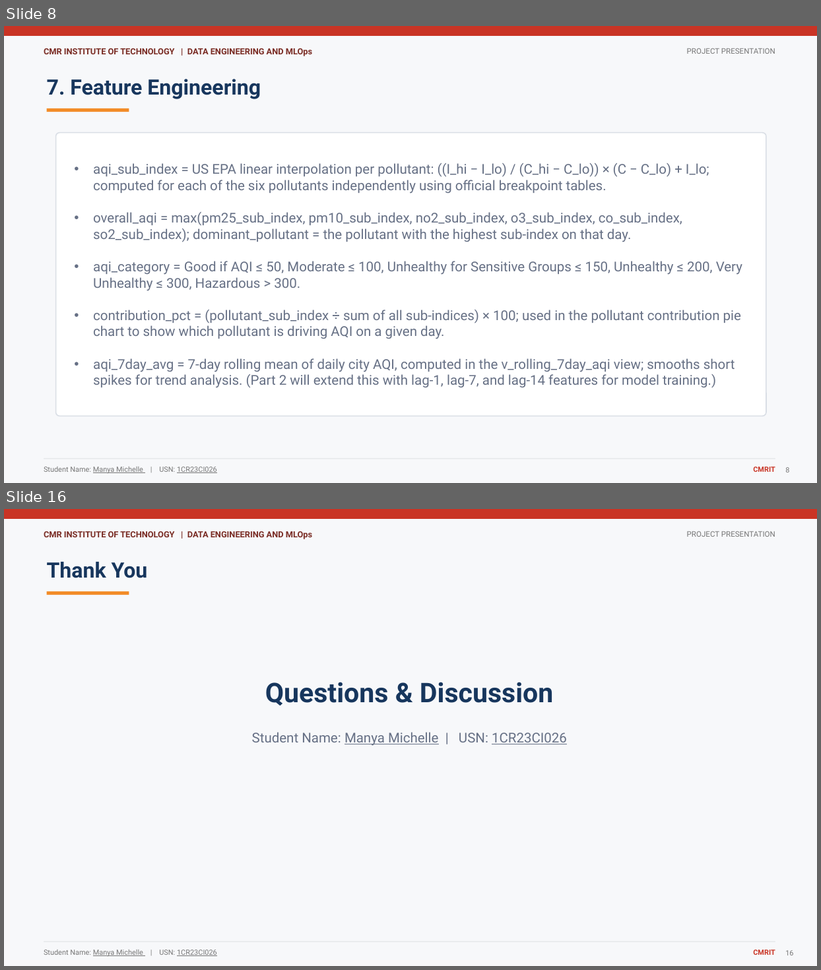
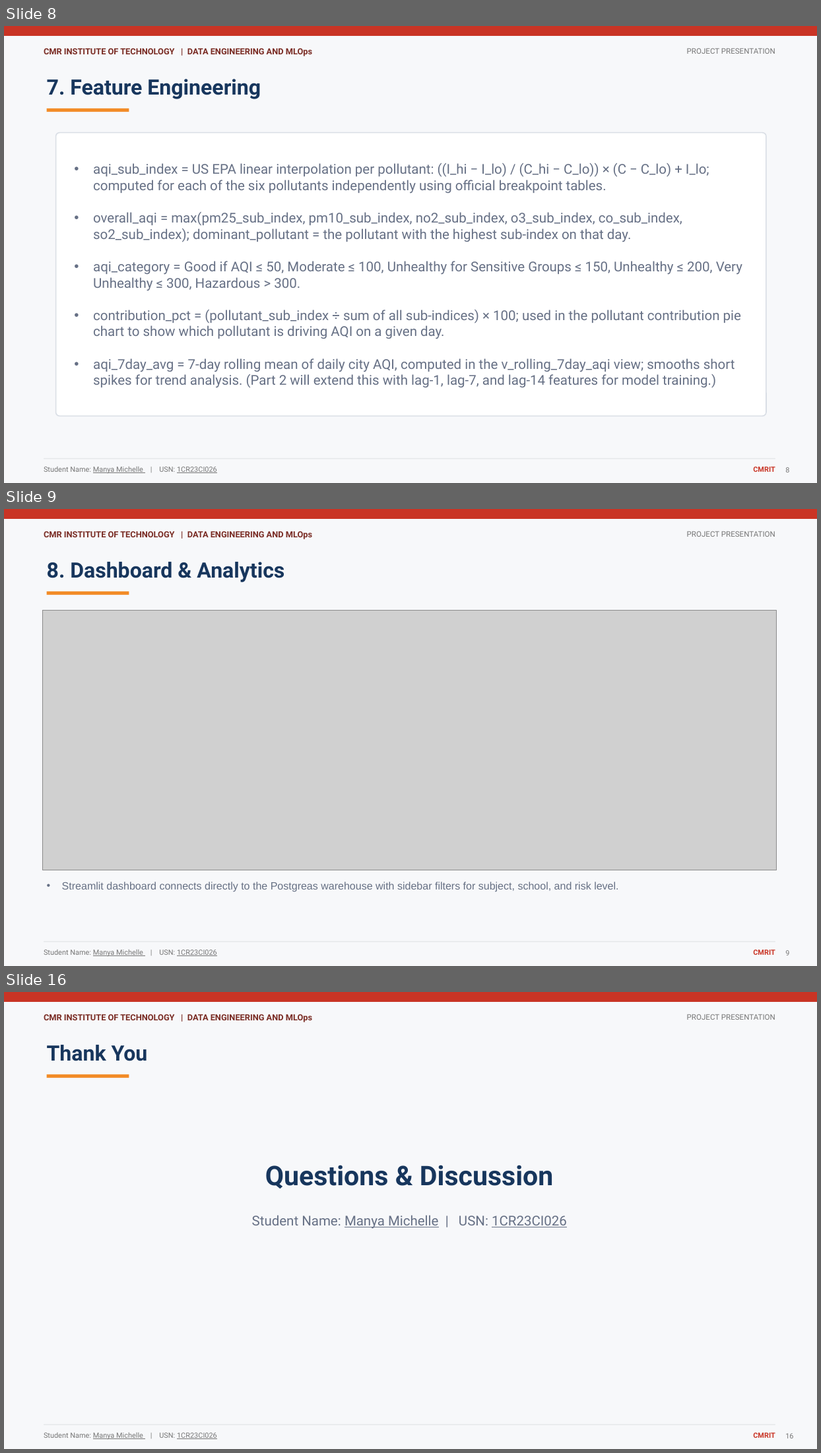
Before and after one commit to justaguy1337/mlops, a slide deck: Presentation_Template.pptx. Shown one above the other, each under a label of ours: slides 8 and 16 before the commit, slides 8, 9 and 16 after it; the slides between them are not shown. The pictures are 821x970 and 821x1453 pixels, drawn with LibreOffice and Linux fonts; fonts in the diff are those of the drawing; grey boxes stand for pictures. Boxes give left, top, right and bottom in pixels: in the first picture for what was removed or moved away, otherwise in the second. Text is boxed around its words. In the diff, an @@ line names an element or a change of style, - is before the commit and + after.

```diff
--- a/Presentation_Template.pptx
+++ b/Presentation_Template.pptx
@@ slide 9 added at (x1=4, y1=509, x2=817, y2=966), background #F7F8FA; not listed: 6 template elements that a slide beside it also shows @@
@@ text added at (x1=47, y1=562, x2=284, y2=582), 25 pt, text #17365D, bold @@
+8. Dashboard & Analytics
@@ line added from (47, 593) to (129, 593), #F28C28 4 pt @@
@@ picture added at (x1=42, y1=610, x2=777, y2=871) @@
@@ text added at (x1=62, y1=882, x2=618, y2=892), 12.5 pt, text #667084 @@
+• Streamlit dashboard connects directly to the Postgreas warehouse with sidebar filters for subject, school, and risk level.
@@ page number added at (x1=785, y1=951, x2=789, y2=956), 8.5 pt, text #777777 @@
+9
```
Also in this commit, not shown: 5 slides changed, 1 other slide added, 2 slides removed, 1 other file.
